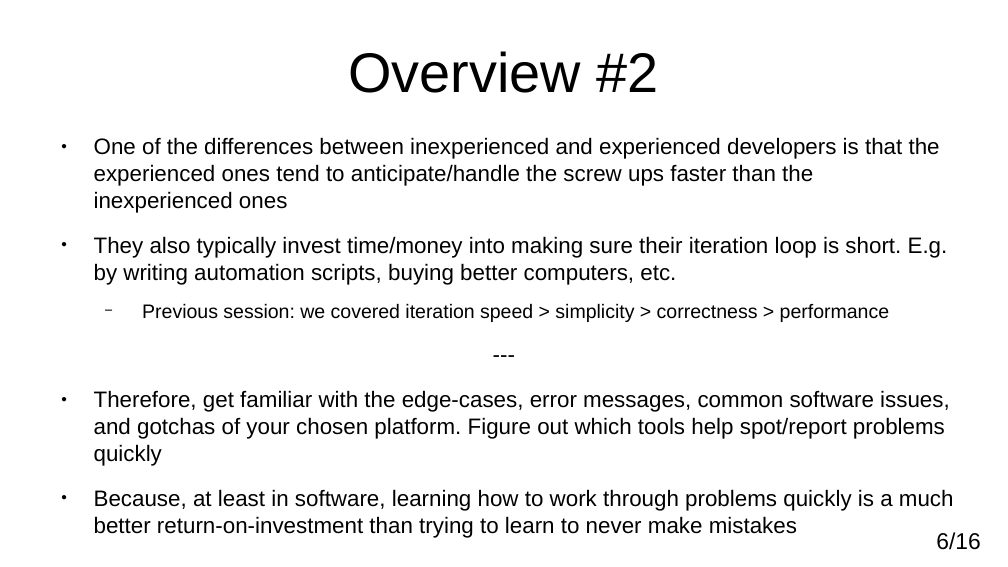
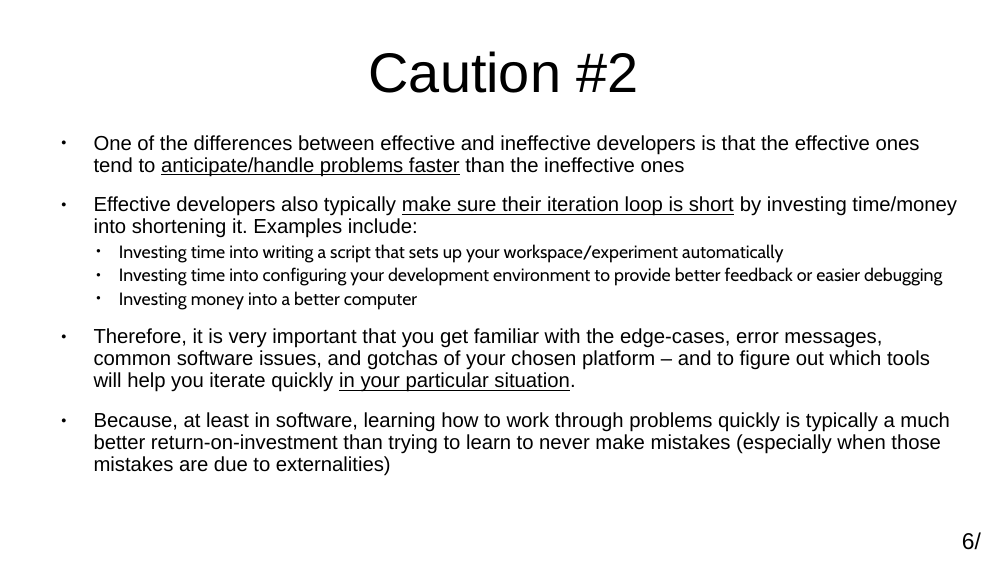
Before and after one commit to adamkewley/rse-meetups, a slide deck: slide 6 of 4_SoftwareImplementation/PresentationSlides.odp. Drawn at 1008x567 pixels with LibreOffice and Linux fonts; fonts in the diff are those of the drawing. Boxes give left, top, right and bottom in pixels: in the first picture for what was removed or moved away, otherwise in the second. Text is boxed around its words. In the diff, an @@ line names an element or a change of style, - is before the commit and + after.

Commit message:
Update slides for sessions 2, 3, and 4

```diff
--- a/4_SoftwareImplementation/PresentationSlides.odp
+++ b/4_SoftwareImplementation/PresentationSlides.odp
@@ title at (369, 51, 639, 93): text changed @@
-Overview #2
+Caution #2
@@ text at (94, 135, 957, 476): text changed; size 17.6 to 16 pt @@
-● One of the differences between inexperienced and experienced developers is that the experienced ones tend to anticipate/handle the screw ups faster than the inexperienced ones
-● They also typically invest time/money into making sure their iteration loop is short. E.g. by writing automation scripts, buying better computers, etc.
-  − Previous session: we covered iteration speed > simplicity > correctness > performance
----
-● Therefore, get familiar with the edge-cases, error messages, common software issues, and gotchas of your chosen platform. Figure out which tools help spot/report problems quickly
-● Because, at least in software, learning how to work through problems quickly is a much better return-on-investment than trying to learn to never make mistakes
+● One of the differences between effective and ineffective developers is that the effective ones tend to anticipate/handle problems faster than the ineffective ones
+● Effective developers also typically make sure their iteration loop is short by investing time/money into shortening it. Examples include:
+  ● Investing time into writing a script that sets up your workspace/experiment automatically
+  ● Investing time into configuring your development environment to provide better feedback or easier debugging
+  ● Investing money into a better computer
+● Therefore, it is very important that you get familiar with the edge-cases, error messages, common software issues, and gotchas of your chosen platform – and to figure out which tools will help you iterate quickly in your particular situation.
+● Because, at least in software, learning how to work through problems quickly is typically a much better return-on-investment than trying to learn to never make mistakes (especially when those mistakes are due to externalities)
@@ page number at (962, 532, 981, 550): text changed @@
-6/16
+6/
```
Also in this commit, not shown: 13 other slides changed, 3 slides added, 2 slides removed, 2 other files.
